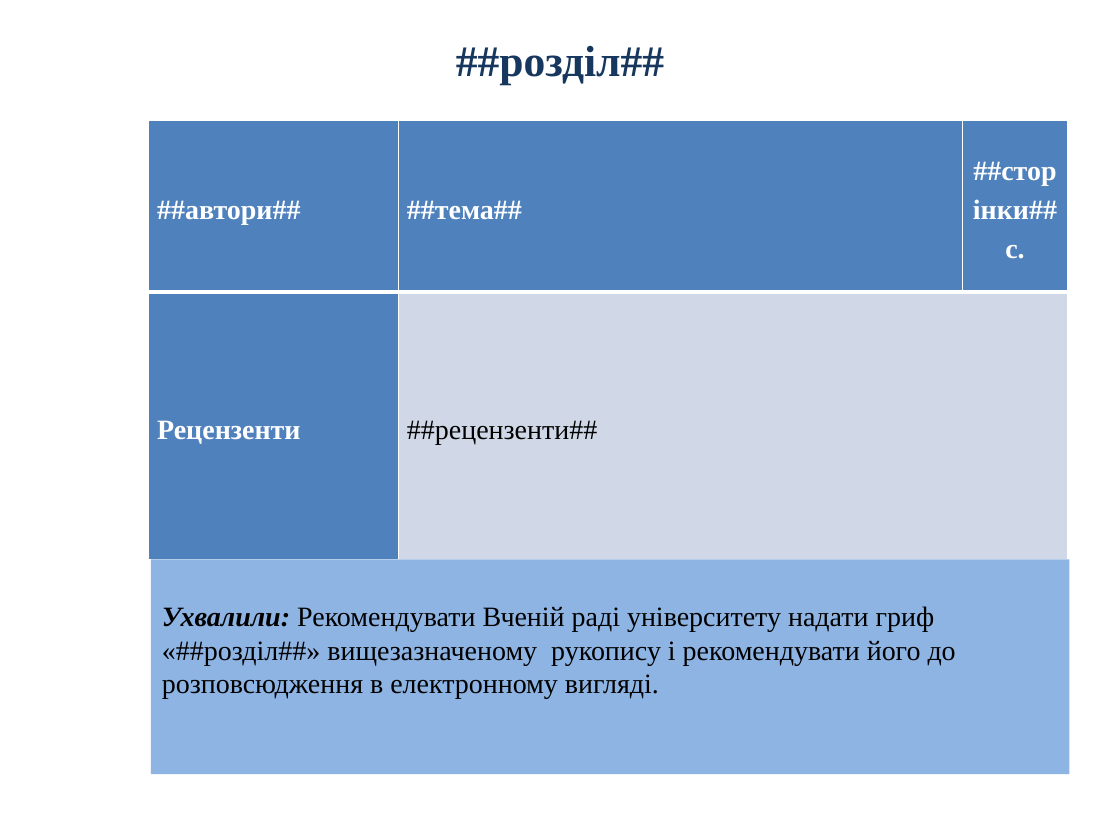
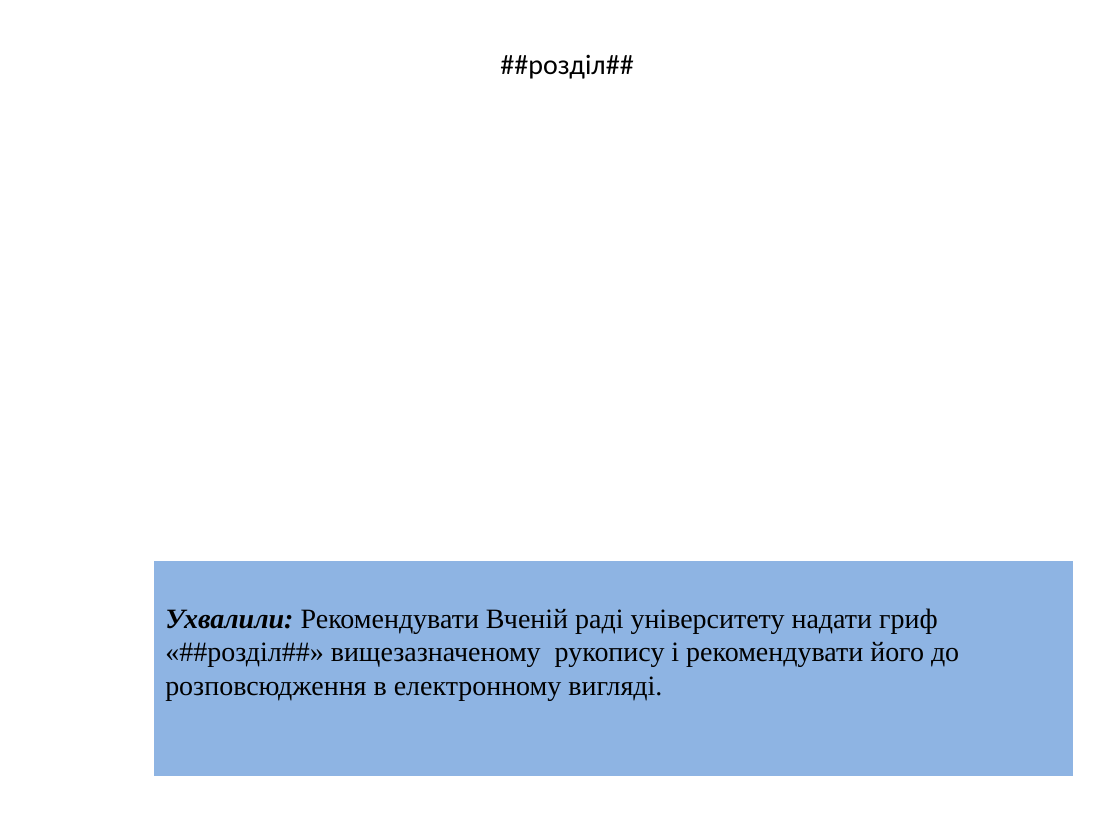
Before and after one commit to Ghostyshka/graduate_work, a slide deck: slide 4 of MailApp/MailApp/Assets/PPTX.pptx (slide 2 before the commit). Drawn at 1120x840 pixels with LibreOffice and Linux fonts; fonts in the diff are those of the drawing; background and template pictures are left out. Boxes give left, top, right and bottom in pixels: in the first picture for what was removed or moved away, otherwise in the second. Text is boxed around its words. In the diff, an @@ line names an element or a change of style, - is before the commit and + after.

Commit message:
add pptx

```diff
--- a/MailApp/MailApp/Assets/PPTX.pptx
+++ b/MailApp/MailApp/Assets/PPTX.pptx
@@ text "##розділ##": place and size @@
-text "##розділ##" at <box>456,46,664,85</box>
+text "##розділ##" at <box>500,54,633,79</box>
@@ text "##розділ##" at <box>500,54,633,79</box>: size 28 to 18 pt, font Times New Roman to Calibri, text colour #17375E to #000000, bold off; alignment centre to left @@
@@ table removed at <box>149,120,1068,559</box>, 2 rows, 3 columns @@
-##автори## | ##тема## | ##сторінки## с.
-Рецензенти | ##рецензенти## | 
@@ rectangle "Ухвалили: Рекомендувати Вченій раді університету ...": place and size @@
-rectangle "Ухвалили: Рекомендувати Вченій раді університету ..." at <box>151,559,1070,774</box>
+rectangle "Ухвалили: Рекомендувати Вченій раді університету ..." at <box>155,561,1073,776</box>
```
Also in this commit, not shown: 1 slide added, 2 other files.
